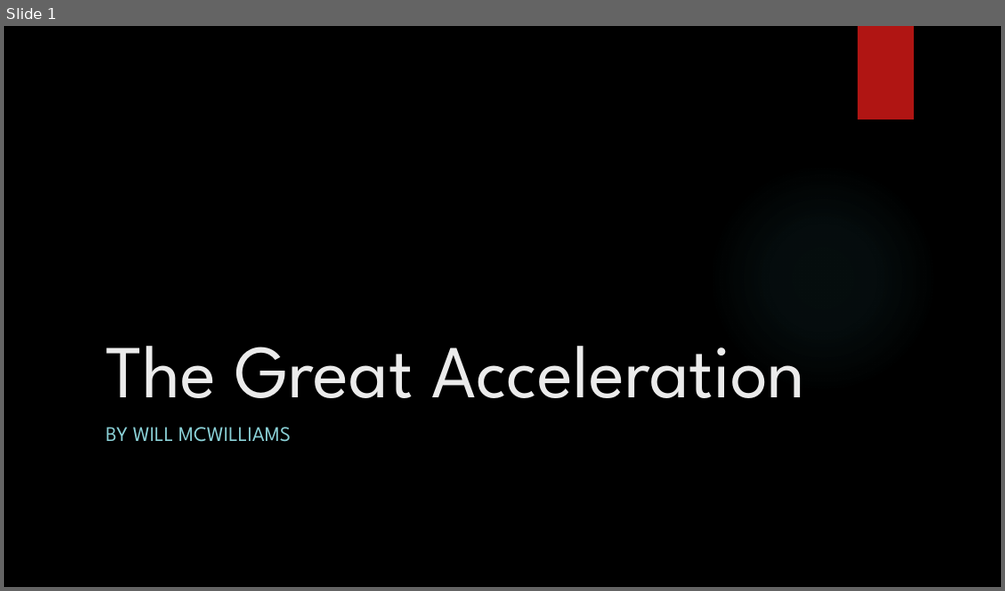
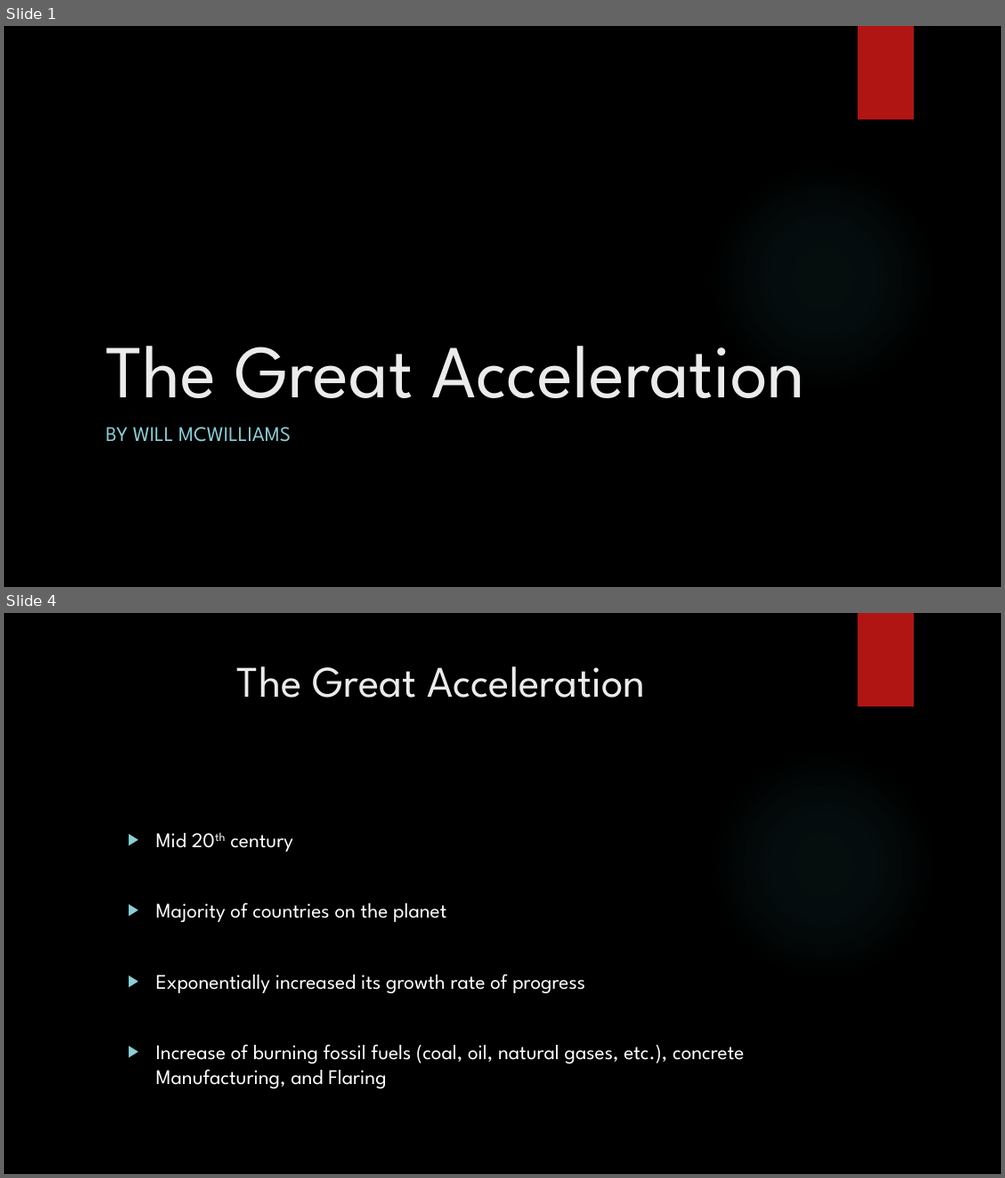
Before and after one commit to WMcWilliams15/NSS-Capstone, a slide deck: Power_Point/The Great Acceleration.pptx. Shown one above the other, each under a label of ours: slide 1 before the commit, slides 1 and 4 after it; the slides between them are not shown. The pictures are 1005x591 and 1005x1178 pixels, drawn with LibreOffice and Linux fonts; fonts in the diff are those of the drawing; background and template pictures are left out. Boxes give left, top, right and bottom in pixels: in the first picture for what was removed or moved away, otherwise in the second. Text is boxed around its words. In the diff, an @@ line names an element or a change of style, - is before the commit and + after.

```diff
--- a/Power_Point/The Great Acceleration.pptx
+++ b/Power_Point/The Great Acceleration.pptx
@@ slide 4 added at [4, 613, 1001, 1174], background picture (left out); not listed: 2 template elements that a slide beside it also shows @@
@@ title added at [237, 666, 645, 698], 42 pt, text #EBEBEB @@
+The Great Acceleration
@@ text added at [156, 833, 744, 1088], 20 pt, text #FFFFFF @@
+▶ Mid 20th century
+▶ Majority of countries on the planet
+▶ Exponentially increased its growth rate of progress
+▶ Increase of burning fossil fuels (coal, oil, natural gases, etc.), concrete Manufacturing, and Flaring
```
Also in this commit, not shown: 9 slides changed, 4 other slides added, 4 slides removed, 2 other files.
